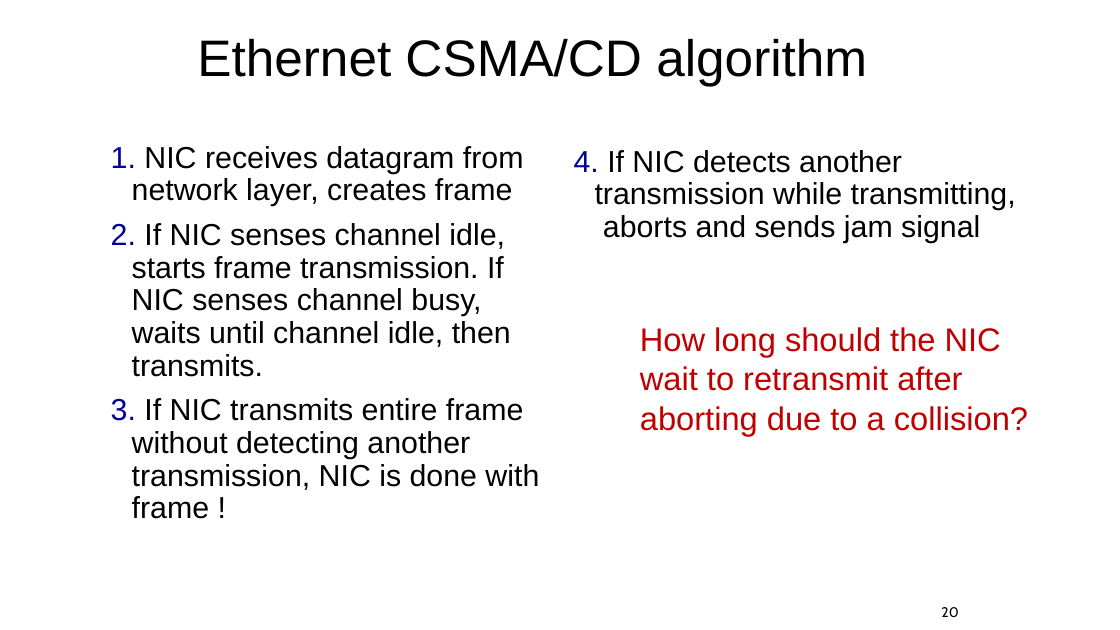
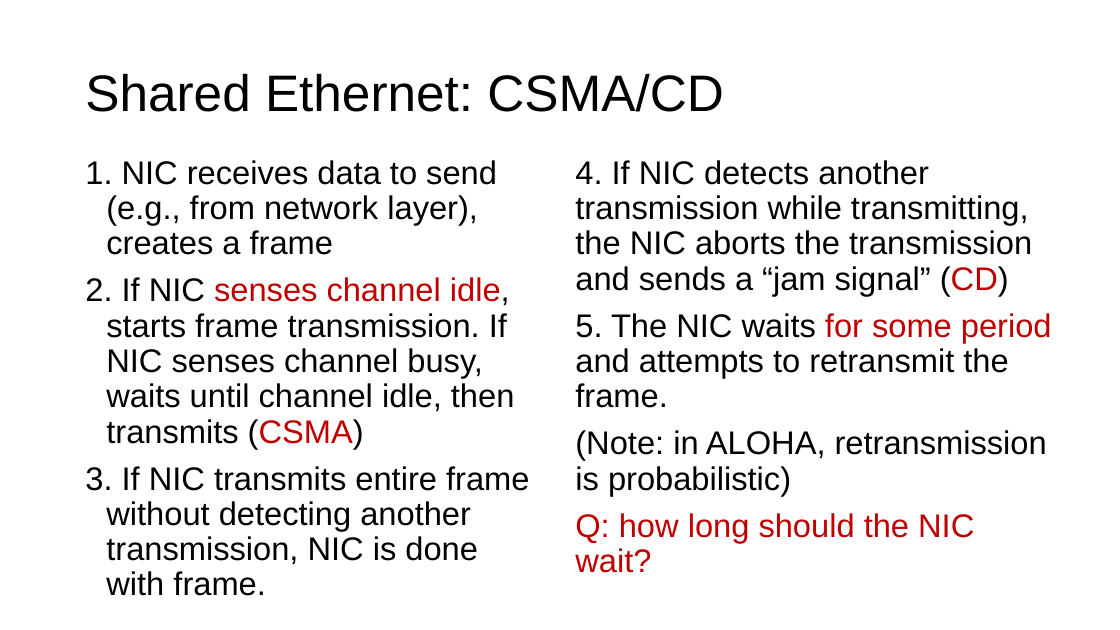
Before and after one commit to ngsrinivas/coursegen, a slide deck: slide 52 of ex/352-S21/staging/352-S21/lectures/link-medium-access-control.pptx (slide 20 before the commit). Drawn at 1120x630 pixels with LibreOffice and Linux fonts; fonts in the diff are those of the drawing. Boxes give left, top, right and bottom in pixels: in the first picture for what was removed or moved away, otherwise in the second. Text is boxed around its words. In the diff, an @@ line names an element or a change of style, - is before the commit and + after.

```diff
--- a/ex/352-S21/staging/352-S21/lectures/link-medium-access-control.pptx
+++ b/ex/352-S21/staging/352-S21/lectures/link-medium-access-control.pptx
@@ title at <box>85,73,724,112</box>: text changed @@
-Ethernet CSMA/CD algorithm
+Shared Ethernet: CSMA/CD
@@ text at <box>85,160,529,596</box>: text changed; size 26 to 28 pt @@
-1. NIC receives datagram from network layer, creates frame
-2. If NIC senses channel idle, starts frame transmission. If NIC senses channel busy, waits until channel idle, then transmits.
-3. If NIC transmits entire frame without detecting another transmission, NIC is done with frame !
+1. NIC receives data to send (e.g., from network layer), creates a frame
+2. If NIC senses channel idle, starts frame transmission. If NIC senses channel busy, waits until channel idle, then transmits (CSMA)
+3. If NIC transmits entire frame without detecting another transmission, NIC is done with frame.
@@ text at <box>575,160,1052,573</box>: text changed; size 26 to 28 pt @@
-4. If NIC detects another transmission while transmitting, aborts and sends jam signal
+4. If NIC detects another transmission while transmitting, the NIC aborts the transmission and sends a “jam signal” (CD)
+5. The NIC waits for some period and attempts to retransmit the frame.
+(Note: in ALOHA, retransmission is probabilistic)
+Q: how long should the NIC wait?
@@ text removed at <box>640,327,1028,436</box> @@
-How long should the NIC wait to retransmit after aborting due to a collision?
@@ page number removed at <box>941,607,958,617</box> @@
-20
```
Also in this commit, not shown: 16 other slides changed, 37 slides added, 6 slides removed, 1 other file.
